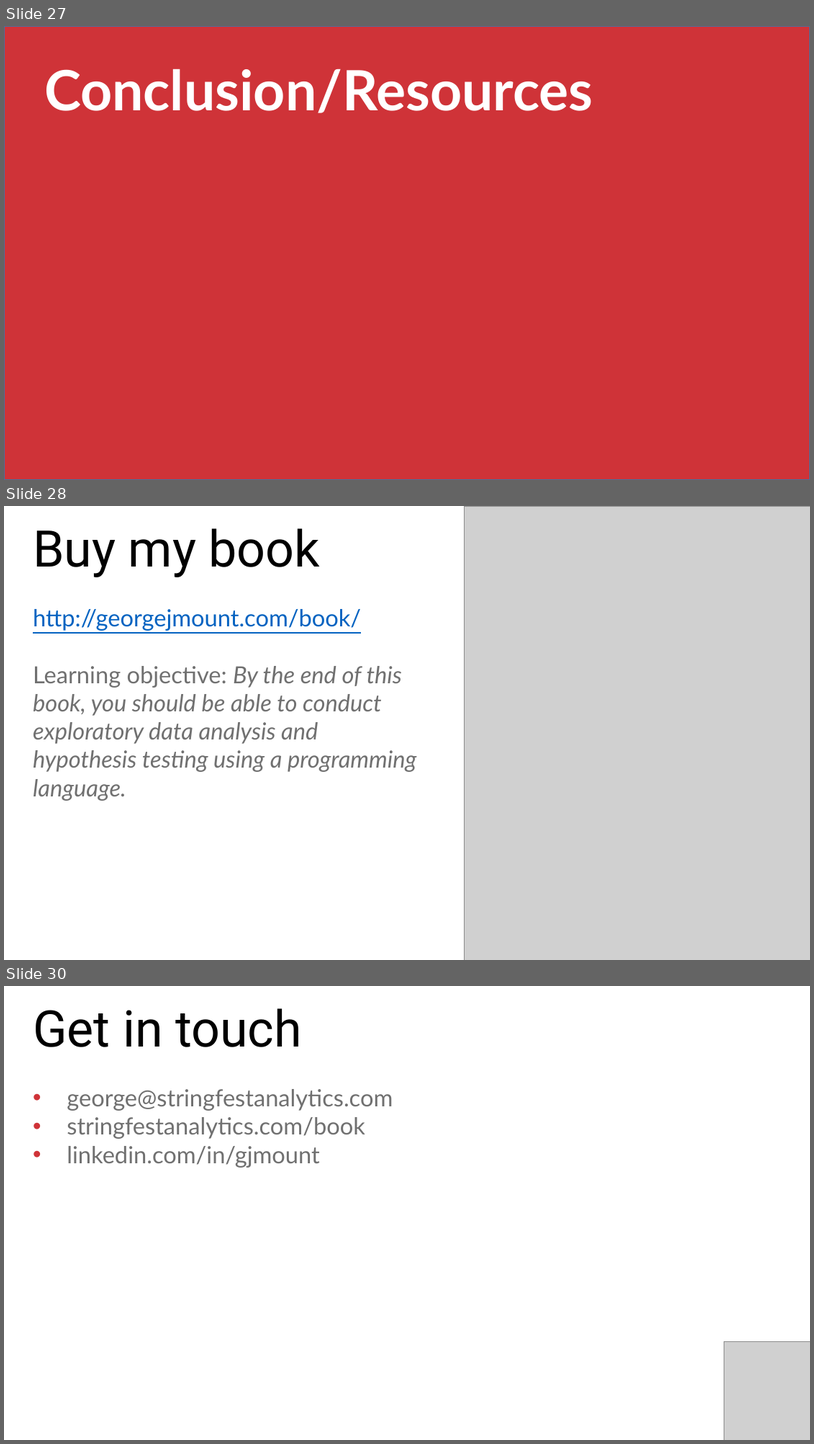
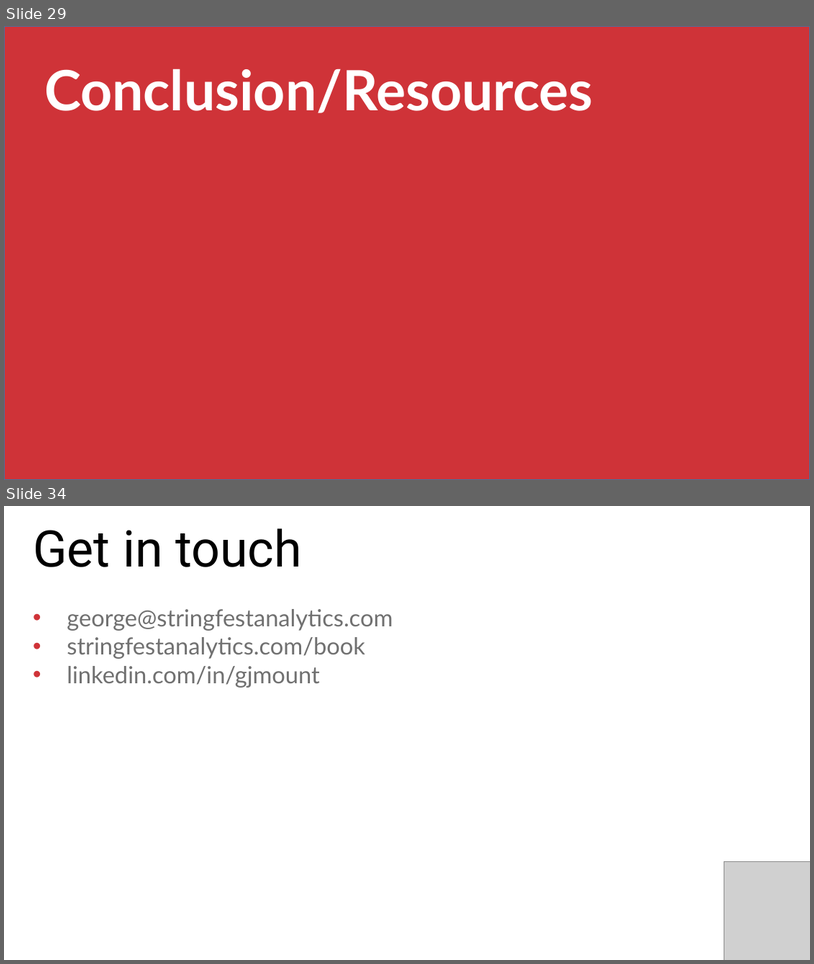
Before and after one commit to stringfestdata/london-excel, a slide deck: advancing-into-analytics-london-meetup.pptx. Shown one above the other, each under a label of ours: slides 27, 28 and 30 before the commit, slides 29 and 34 after it; the slides between them are not shown. The pictures are 814x1444 and 814x964 pixels, drawn with LibreOffice and Linux fonts; fonts in the diff are those of the drawing; grey boxes stand for pictures. Boxes give left, top, right and bottom in pixels: in the first picture for what was removed or moved away, otherwise in the second. Text is boxed around its words. In the diff, an @@ line names an element or a change of style, - is before the commit and + after.

```diff
--- a/advancing-into-analytics-london-meetup.pptx
+++ b/advancing-into-analytics-london-meetup.pptx
@@ slide 28 removed at (4,506,810,960), background #FFFFFF @@
@@ picture removed at (464,506,810,960) @@
@@ text removed at (33,528,321,577) @@
-Buy my book
@@ text removed at (33,609,417,800) @@
-http://georgejmount.com/book/
-Learning objective: By the end of this book, you should be able to conduct exploratory data analysis and
-hypothesis testing using a programming language.
@@ picture removed at (725,861,810,960) @@
@@ what was slide 27 is now slide 29 @@
@@ what was slide 30 is now slide 34 @@
```
Also in this commit, not shown: 6 slides changed, 6 slides added, 5 other files.
